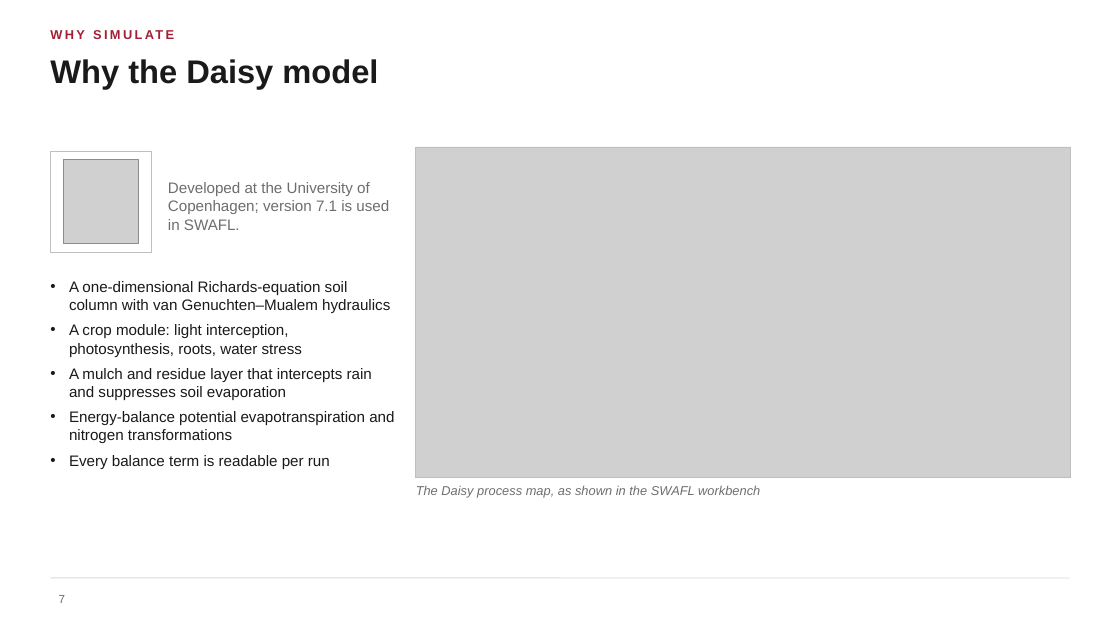
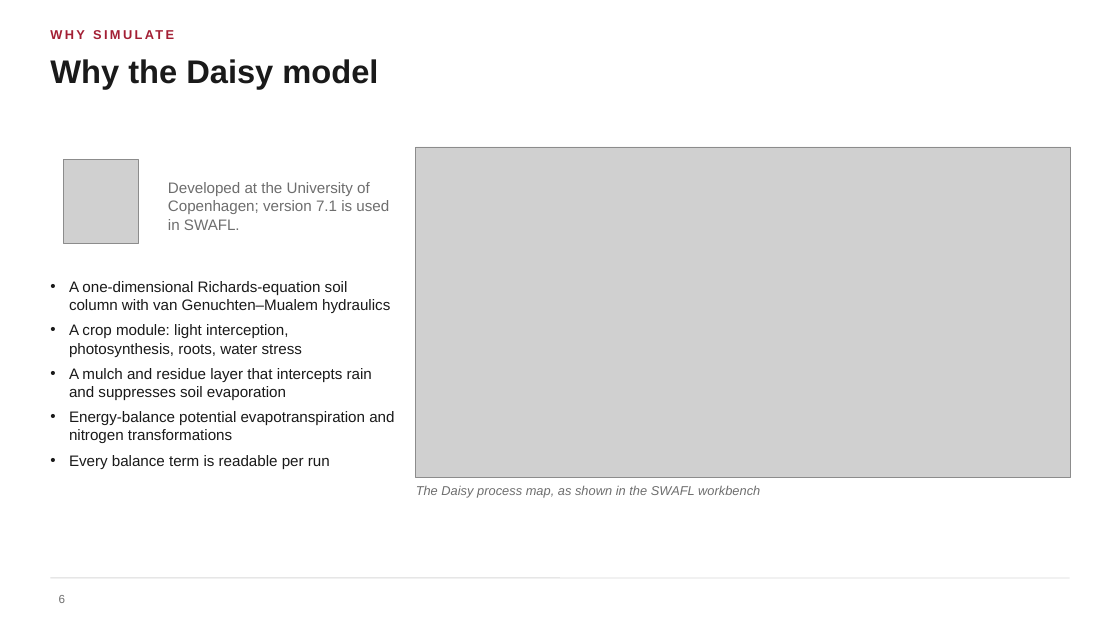
Before and after one commit to halilunaziru73-creator/Coupled-Water-Fluxes-Pore-Scale-Dynamics-Precision-Irrigation-Mulching-Feedback-Loops, a slide deck: slide 6 of Manuscripts/pdf/Supplementary/SWAFL_PhD_Defence.pptx (slide 7 before the commit). Drawn at 1120x630 pixels with LibreOffice and Linux fonts; fonts in the diff are those of the drawing; grey boxes stand for pictures; background and template pictures are left out. Boxes give left, top, right and bottom in pixels: in the first picture for what was removed or moved away, otherwise in the second. Text is boxed around its words. In the diff, an @@ line names an element or a change of style, - is before the commit and + after.

```diff
--- a/Manuscripts/pdf/Supplementary/SWAFL_PhD_Defence.pptx
+++ b/Manuscripts/pdf/Supplementary/SWAFL_PhD_Defence.pptx
@@ rectangle removed at bbox=[416, 147, 1071, 477] @@
@@ rectangle removed at bbox=[50, 151, 151, 252] @@
@@ page number at bbox=[59, 595, 65, 603]: text changed @@
-7
+6
```
Also in this commit, not shown: 15 other slides changed, 1 slide removed.
